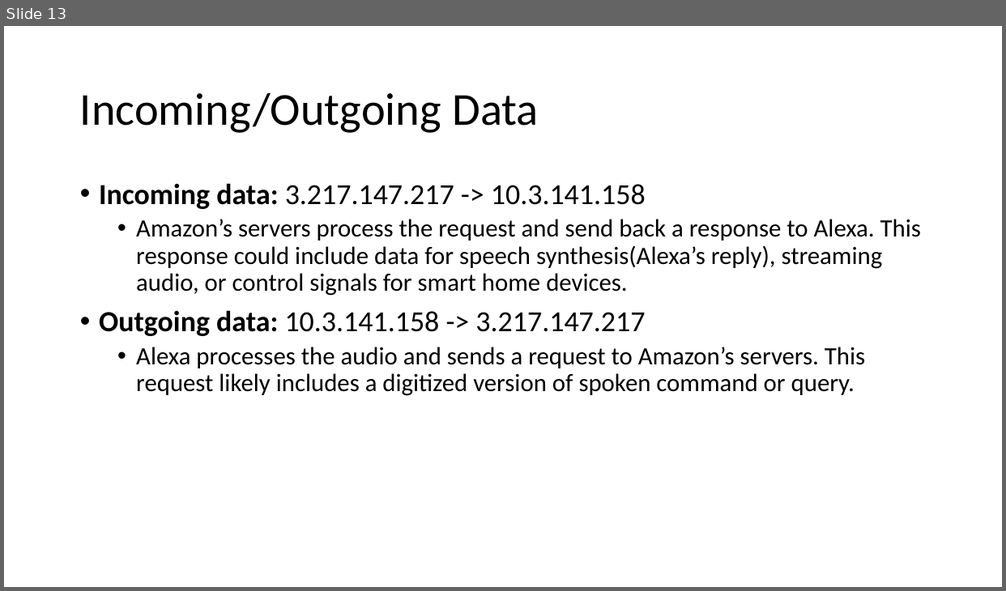
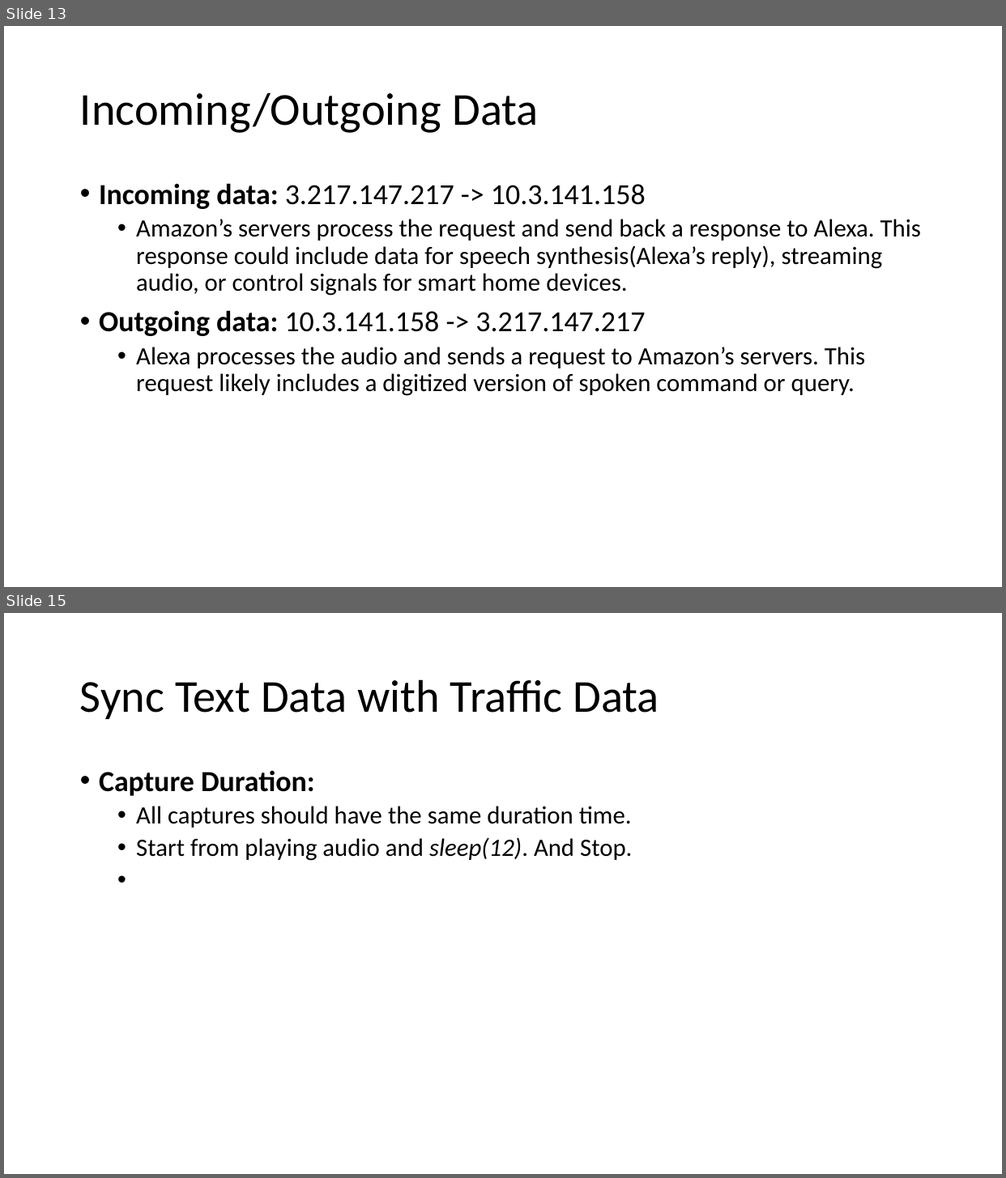
Before and after one commit to GXG-CS/Pi-Alexa, a slide deck: Presentation1.pptx. Shown one above the other, each under a label of ours: slide 13 before the commit, slides 13 and 15 after it; the slides between them are not shown. The pictures are 1006x591 and 1006x1178 pixels, drawn with LibreOffice and Linux fonts; fonts in the diff are those of the drawing. Boxes give left, top, right and bottom in pixels: in the first picture for what was removed or moved away, otherwise in the second. Text is boxed around its words. In the diff, an @@ line names an element or a change of style, - is before the commit and + after.

```diff
--- a/Presentation1.pptx
+++ b/Presentation1.pptx
@@ slide 15 added at (4,613,1002,1174), background #FFFFFF @@
@@ title added at (80,679,659,719), 44 pt, text #000000 @@
+Sync Text Data with Traffic Data
@@ text added at (99,770,632,861), 24 pt, text #000000 @@
+• Capture Duration:
+  • All captures should have the same duration time.
+  • Start from playing audio and sleep(12). And Stop.
```
Also in this commit, not shown: 3 slides changed, 1 other slide added, 1 other file.
